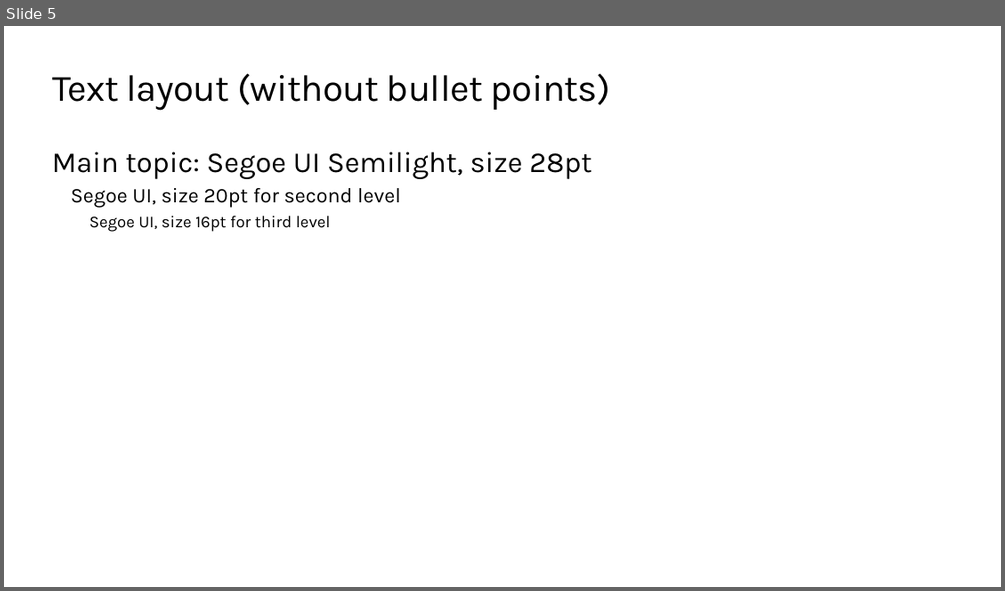
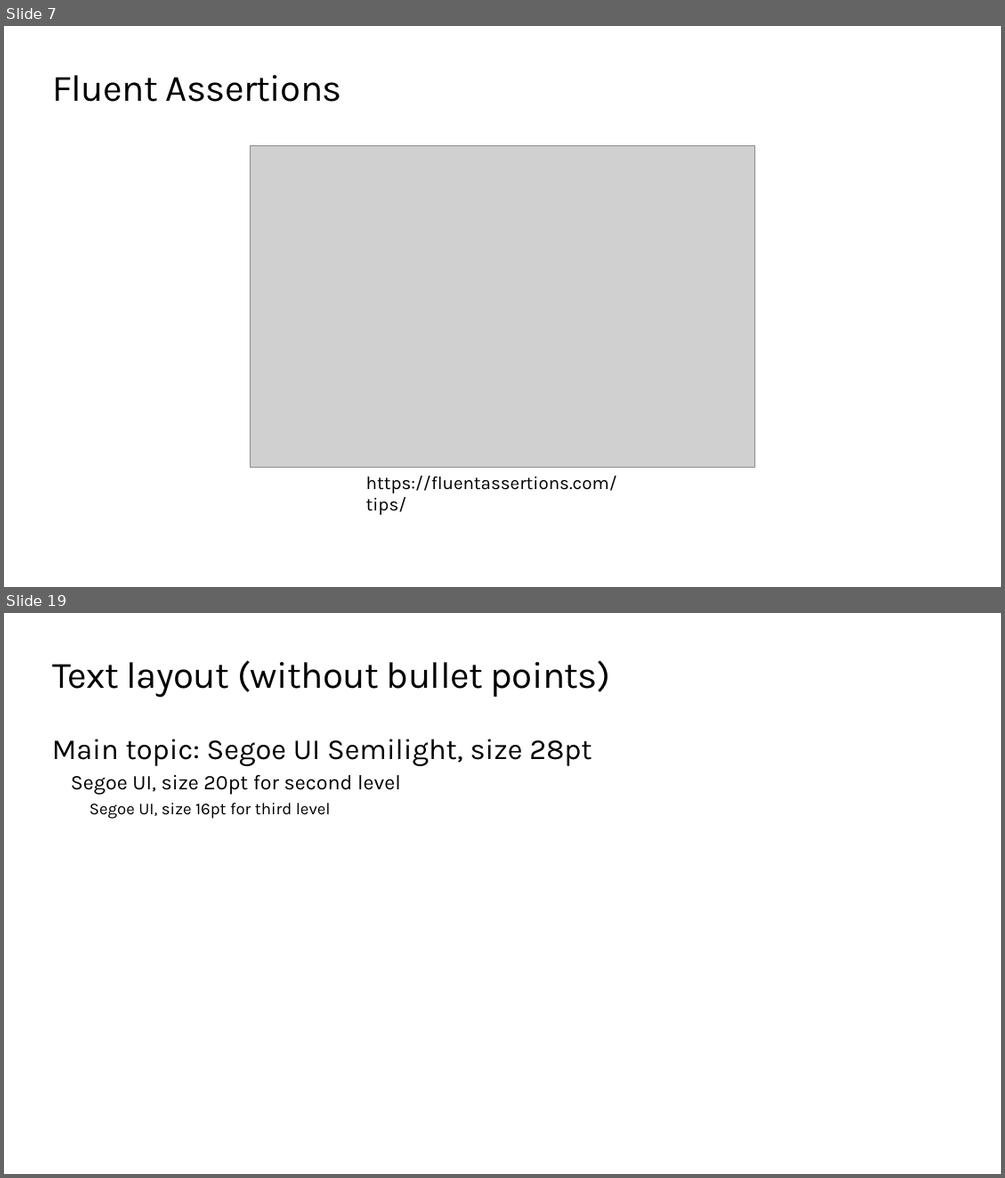
Before and after one commit to skalahonza/VACD2020, a slide deck: slides/Presentation.pptx. Shown one above the other, each under a label of ours: slide 5 before the commit, slides 7 and 19 after it; the slides between them are not shown. The pictures are 1005x591 and 1005x1178 pixels, drawn with LibreOffice and Linux fonts; fonts in the diff are those of the drawing; grey boxes stand for pictures; background and template pictures are left out. Boxes give left, top, right and bottom in pixels: in the first picture for what was removed or moved away, otherwise in the second. Text is boxed around its words. In the diff, an @@ line names an element or a change of style, - is before the commit and + after.

```diff
--- a/slides/Presentation.pptx
+++ b/slides/Presentation.pptx
@@ slide 7 added at [4, 26, 1001, 587], background #FFFFFF @@
@@ title added at [52, 75, 342, 102], 36 pt, text #000000 @@
+Fluent Assertions
@@ picture added at [251, 145, 755, 467] @@
@@ text added at [366, 475, 617, 515], 17.6 pt, text #000000 @@
+https://fluentassertions.com/tips/
@@ what was slide 5 is now slide 19 @@
```
Also in this commit, not shown: 1 slide changed, 16 other slides added, 5 slides removed, 20 other files.
